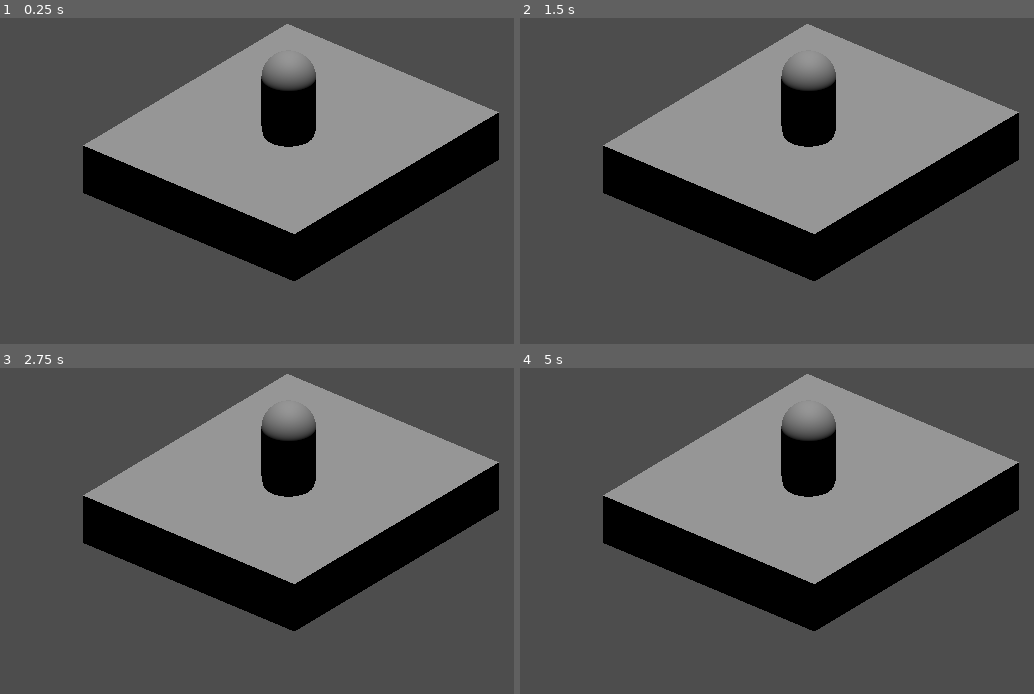
Above: before the commit, frames 1-4 (two rows, left to right).
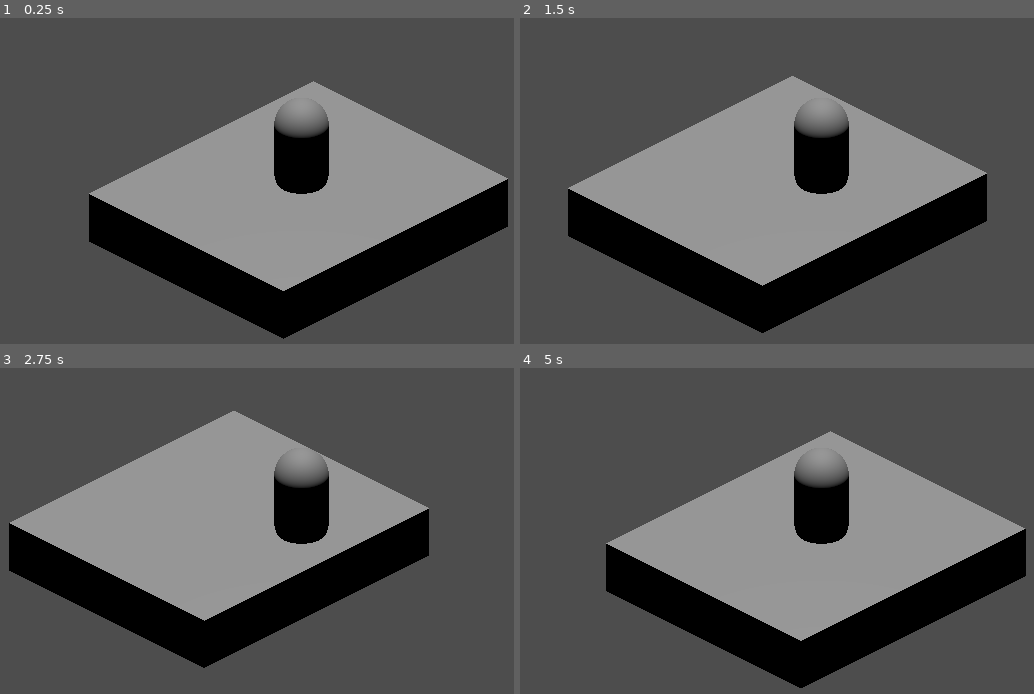
Above: after the commit, the same moments.

Repository: AlexRavelo/PrometheusGame
Game: Godot game, scene res://assets/scenes/test_scene.tscn
Same seed, same stepped clock (60 frames per second), same inputs: the game is played once before the commit and once after it. Before the commit the project has no main scene; this scene is started directly in both runs.
Inputs:
- Up to frame 1 (0.25 s): no input
- Up to frame 2 (1.5 s): tap Enter at 0.5 s; hold Right (Right) 0.53-1.28 s; hold Down (Down) from 1.28 s (still down)
- Up to frame 3 (2.75 s): release Down (Down) at 2.03 s; hold Right (Right) from 2.03 s (still down)
- Up to frame 4 (5 s): release Right (Right) at 2.78 s; hold Up (Up) 2.78-3.53 s; hold Left (Left) from 3.53 s (still down)

The runs differ from the first frame. In frame 1, 41% of the frame differs, in the area x 16-99%, y 1-99%; in frame 2, 37%; in frame 3, 30%; in frame 4, 41%.

Commit message:
player movement YIPPEE

Diff:
--- a/assets/code/baseEntity.gd
+++ b/assets/code/baseEntity.gd
@@ -1,13 +1,13 @@
 class_name BaseEntity
 
-extends CharacterBody2D
+extends CharacterBody3D
 
 # Basic Stats
 var max_health: int = 100
 @export var current_health: int:
 	set(value):
 		clamp(value, 0, max_health)
-@export var base_speed: float = 500.0 # Might want to make an int to be consistent but float might be better for calcs
+@export var base_speed: float = 10.0 # Might want to make an int to be consistent but float might be better for calcs
 @export var base_damage: int = 10
 
 
--- a/assets/code/basePlayer.gd
+++ b/assets/code/basePlayer.gd
@@ -9,10 +9,12 @@
 
 # Called every frame. 'delta' is the elapsed time since the previous frame.
 func _process(delta):
-	var direction: Vector2 = Input.get_vector("Left","Right","Up","Down")
+	var input_x = Input.get_axis("Left","Right")
+	var input_z = Input.get_axis("Up","Down")
+	var direction = (self.transform.basis * Vector3(input_x,0,input_z)).normalized()
 
-	velocity.x = move_toward(velocity.x, direction.x*base_speed, base_speed)
-	velocity.y = move_toward(velocity.y, direction.y*base_speed, base_speed)
+	velocity.x = move_toward(velocity.x, direction.x, base_speed)
+	velocity.z = move_toward(velocity.y, direction.z, base_speed)
 
 
 	move_and_slide()
--- /dev/null
+++ b/assets/scenes/Player.tscn
@@ -0,0 +1,22 @@
+[gd_scene load_steps=4 format=3 uid="uid://cepw0irhctadj"]
+
+[ext_resource type="Script" path="res://assets/code/basePlayer.gd" id="1_2wclh"]
+
+[sub_resource type="CapsuleShape3D" id="CapsuleShape3D_aex8d"]
+
+[sub_resource type="CapsuleMesh" id="CapsuleMesh_4ow45"]
+
+[node name="CharacterBody3D" type="CharacterBody3D"]
+transform = Transform3D(1, 0, 0, 0, 1, 0, 0, 0, 1, 0, 1.18412, 0)
+script = ExtResource("1_2wclh")
+
+[node name="CollisionShape3D" type="CollisionShape3D" parent="."]
+shape = SubResource("CapsuleShape3D_aex8d")
+
+[node name="MeshInstance3D" type="MeshInstance3D" parent="."]
+mesh = SubResource("CapsuleMesh_4ow45")
+
+[node name="Camera3D" type="Camera3D" parent="."]
+transform = Transform3D(1, 0, 0, 0, 0.866025, 0.5, 0, -0.5, 0.866025, 0, 3.5, 5)
+projection = 1
+size = 8.207
--- a/assets/scenes/test_scene.tscn
+++ b/assets/scenes/test_scene.tscn
@@ -1,8 +1,6 @@
-[gd_scene load_steps=3 format=3 uid="uid://cd3mf5am8fl0x"]
+[gd_scene load_steps=2 format=3 uid="uid://cd3mf5am8fl0x"]
 
-[sub_resource type="CapsuleShape3D" id="CapsuleShape3D_aex8d"]
-
-[sub_resource type="CapsuleMesh" id="CapsuleMesh_4ow45"]
+[ext_resource type="PackedScene" uid="uid://cepw0irhctadj" path="res://assets/scenes/Player.tscn" id="1_vv3q1"]
 
 [node name="Main" type="Node3D"]
 
@@ -10,19 +8,8 @@
 transform = Transform3D(1, 0, 0, 0, 1, 0, 0, 0, 1, 0.0902405, -0.00506592, 0.168579)
 size = Vector3(5.04242, 1, 5.81079)
 
-[node name="CharacterBody3D" type="CharacterBody3D" parent="."]
-transform = Transform3D(1, 0, 0, 0, 1, 0, 0, 0, 1, 0, 1.18412, 0)
-
-[node name="CollisionShape3D" type="CollisionShape3D" parent="CharacterBody3D"]
-shape = SubResource("CapsuleShape3D_aex8d")
-
-[node name="MeshInstance3D" type="MeshInstance3D" parent="CharacterBody3D"]
-mesh = SubResource("CapsuleMesh_4ow45")
-
-[node name="Camera3D" type="Camera3D" parent="CharacterBody3D"]
-transform = Transform3D(-0.766044, 0.321394, -0.55667, 0, 0.866025, 0.5, 0.642788, 0.383022, -0.663414, -4.5, 3.5, -5)
-projection = 1
-size = 8.207
+[node name="Player" parent="." instance=ExtResource("1_vv3q1")]
+transform = Transform3D(0.707107, 0, 0.707107, 0, 1, 0, -0.707107, 0, 0.707107, 0, 1.18412, 0)
 
 [node name="DirectionalLight3D" type="DirectionalLight3D" parent="."]
 transform = Transform3D(1, 0, 0, 0, 1.19249e-08, 1, 0, -1, 1.19249e-08, 0, 0, 0)
--- a/project.godot
+++ b/project.godot
@@ -11,6 +11,7 @@
 [application]
 
 config/name="PrometheusGame"
+run/main_scene="res://assets/scenes/test_scene.tscn"
 config/features=PackedStringArray("4.2", "Forward Plus")
 config/icon="res://icon.svg"
 
